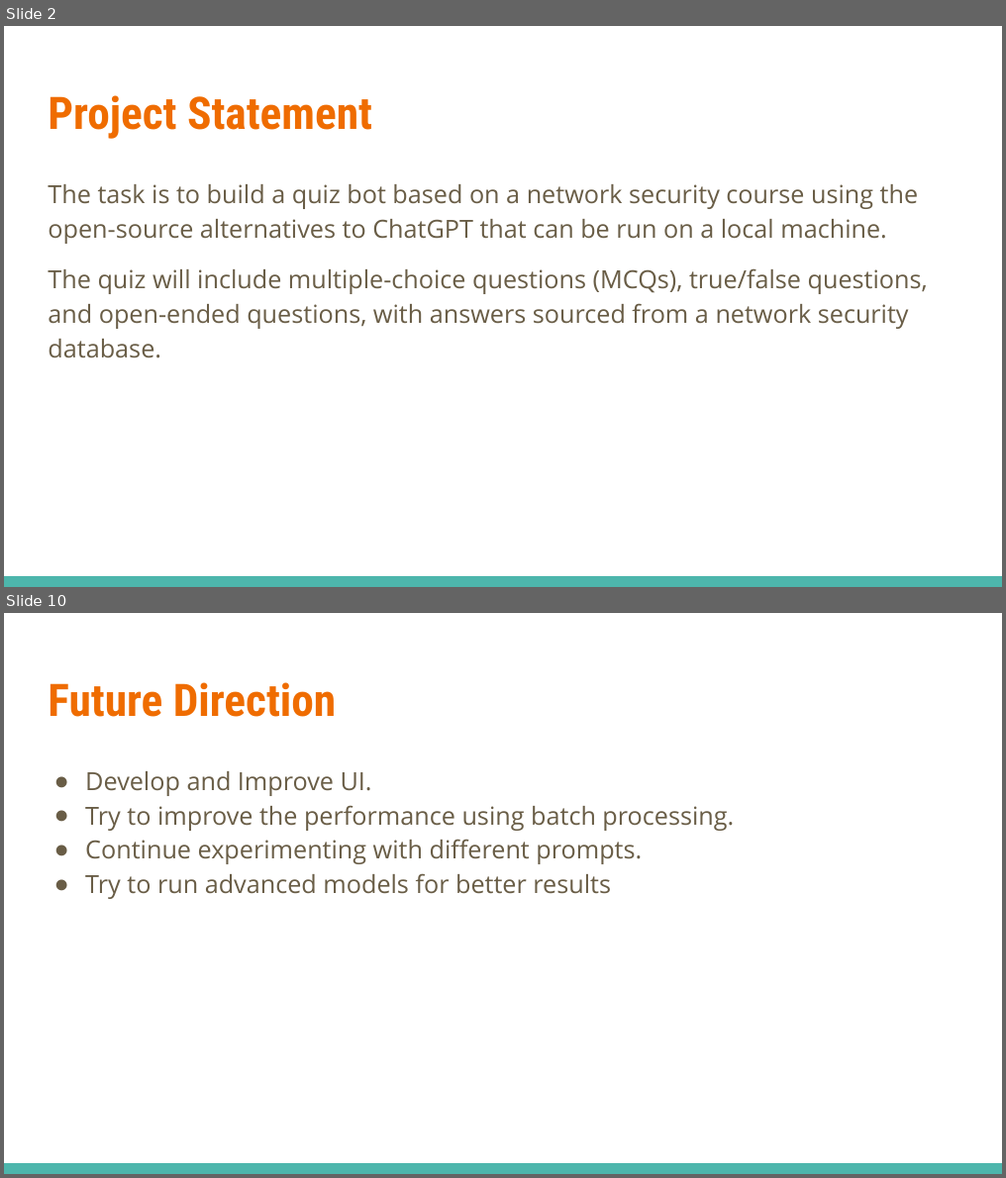
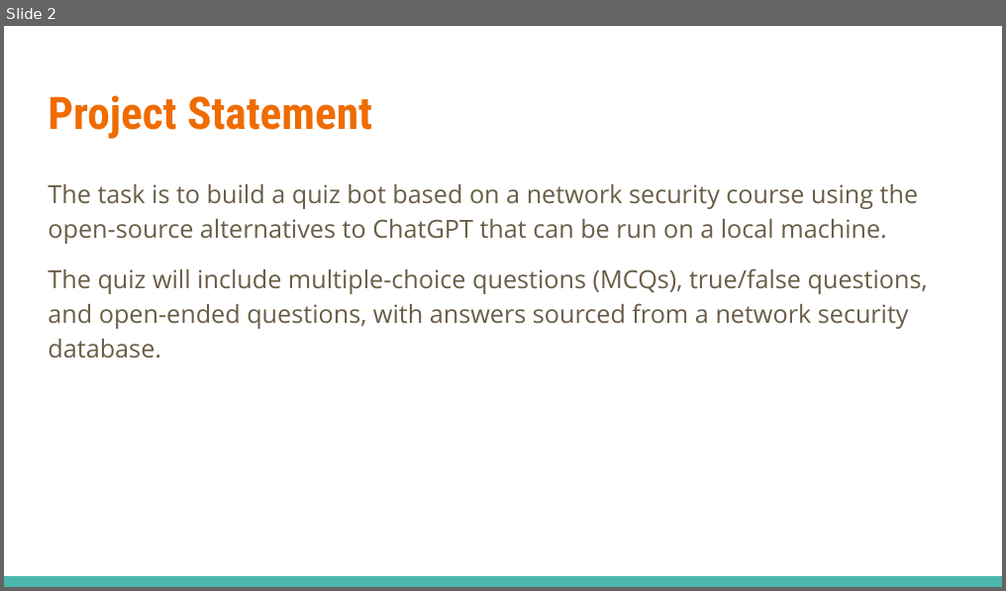
Before and after one commit to tvnikhil/QuizBot, a slide deck: Grp2_presentation.pptx. Shown one above the other, each under a label of ours: slides 2 and 10 before the commit, slide 2 after it; the slides between them are not shown. The pictures are 1006x1178 and 1006x591 pixels, drawn with LibreOffice and Linux fonts; fonts in the diff are those of the drawing. Boxes give left, top, right and bottom in pixels: in the first picture for what was removed or moved away, otherwise in the second. Text is boxed around its words. In the diff, an @@ line names an element or a change of style, - is before the commit and + after.

```diff
--- a/Grp2_presentation.pptx
+++ b/Grp2_presentation.pptx
@@ slide 10 removed at (4,613,1002,1174), background #FFFFFF; not listed: 1 template element that a slide beside it also shows @@
@@ title removed at (48,682,336,717) @@
-Future Direction
@@ text removed at (85,771,734,899) @@
-● Develop and Improve UI.
-● Try to improve the performance using batch processing.
-● Continue experimenting with different prompts.
-● Try to run advanced models for better results
```
Also in this commit, not shown: 1 slide changed, 1 slide added, 7 other slides removed, 7 other files.
